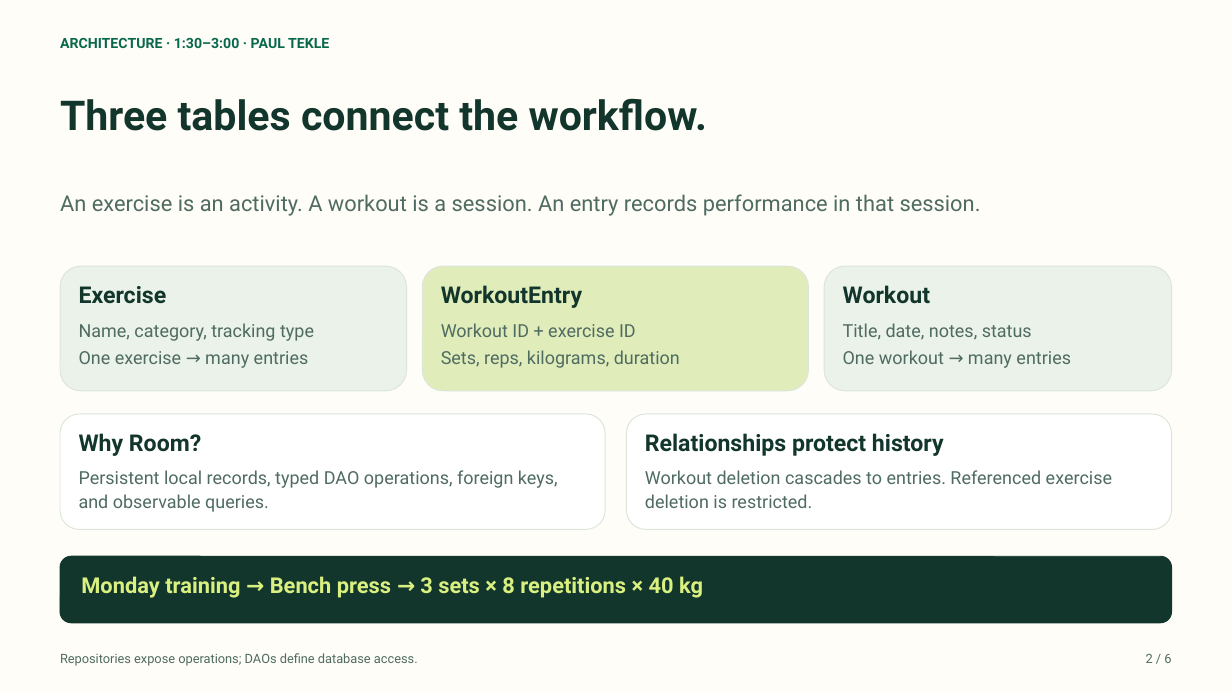
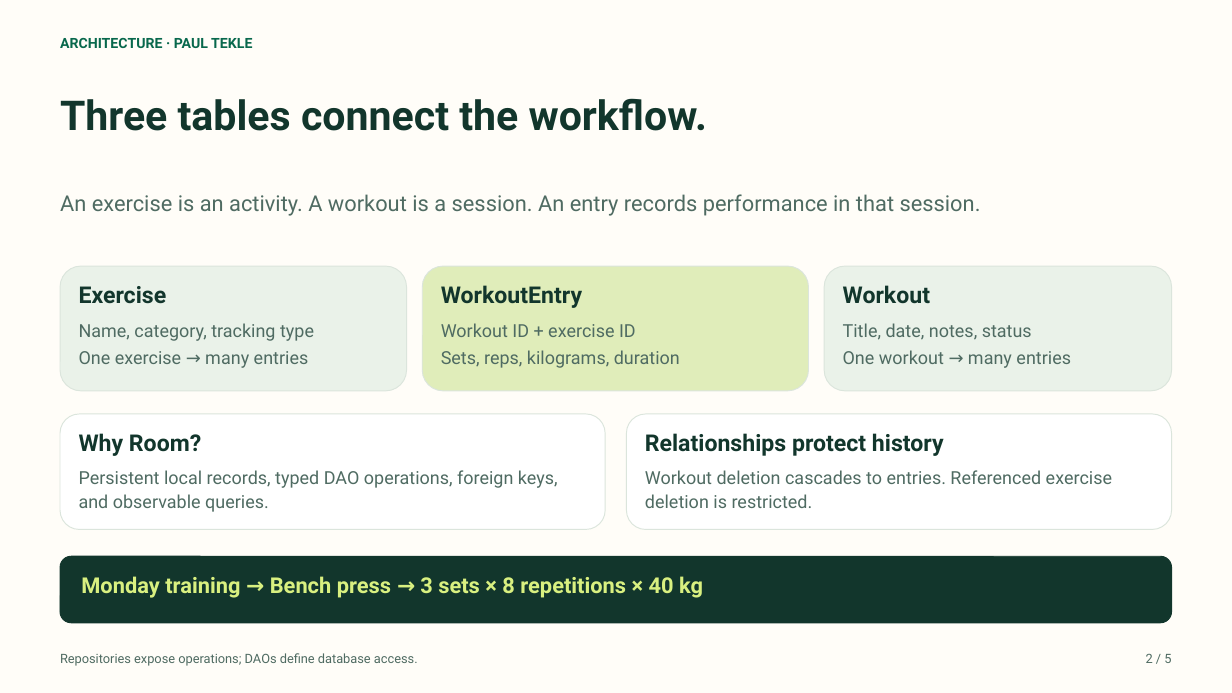
Before and after one commit to jefsaber/FitJournal, a slide deck: slide 2 of docs/FitJournal-Presentation.pptx. Drawn at 1232x693 pixels with LibreOffice and Linux fonts; fonts in the diff are those of the drawing. Boxes give left, top, right and bottom in pixels: in the first picture for what was removed or moved away, otherwise in the second. Text is boxed around its words. In the diff, an @@ line names an element or a change of style, - is before the commit and + after.

```diff
--- a/docs/FitJournal-Presentation.pptx
+++ b/docs/FitJournal-Presentation.pptx
@@ text at <box>60,38,252,48</box>: text changed @@
-ARCHITECTURE · 1:30–3:00 · PAUL TEKLE
+ARCHITECTURE · PAUL TEKLE
@@ text at <box>1146,654,1171,663</box>: text changed @@
-2 / 6
+2 / 5
```
Also in this commit, not shown: 4 other slides changed, 1 slide removed, 1 other file.
